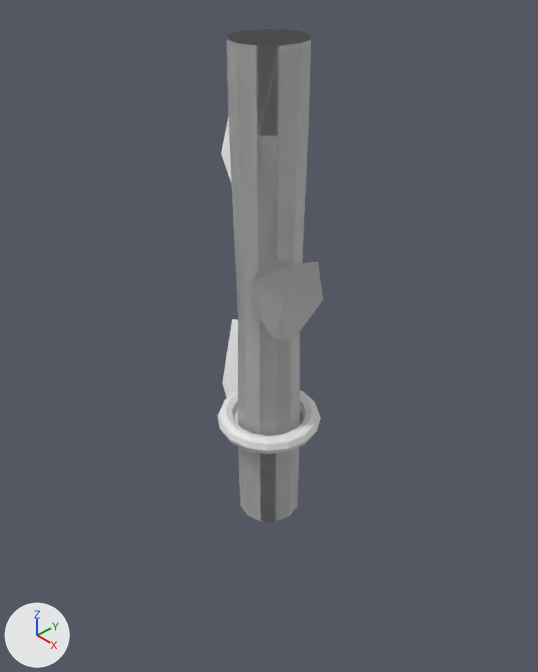
What one commit did to the Blender file lab_07/roslina.blend.
The view is the same before and after, from a 50 mm camera at (2.0, -1.88, 0.65) aimed at (-0.22, 0.21, -1.26). Every picture has the same lights, and +X, +Y and +Z are marked at lower left. The picture after the commit comes second.

Objects in the first picture: 'RoslinaLisc01', 'RoslinaLisc02', 'Roslina_Lodyga', 'Roslina_Pierscien' and 1 more.
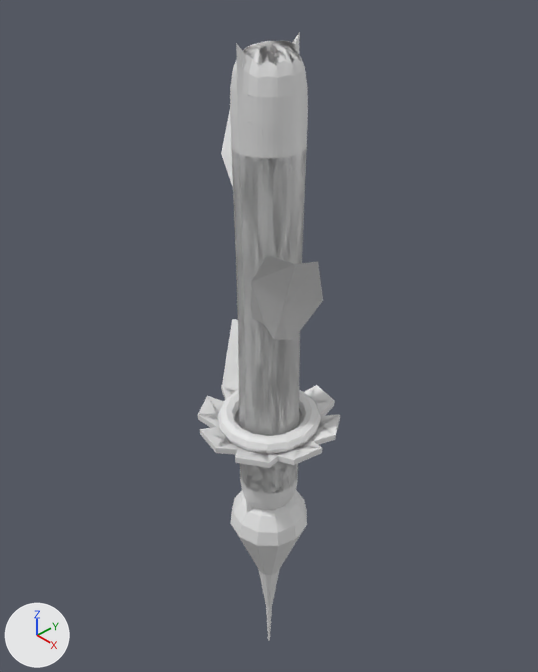
Where the change shows, as pixel boxes [x1, y1, x2, y2] in the pictures (538 x 672 px):
'Roslina_Lodyga', modifiers changed (8% narrower)
    before: [226, 29, 311, 522]
    after: [230, 32, 308, 513]
'Roslina_Pierscien', reshaped (38% wider, 38% taller)
    before: [218, 390, 321, 454]
    after: [198, 379, 340, 468]
'Roslina_Pak', added
    after: [231, 490, 307, 640]
part 1 of me_torus, built on
    after: [198, 379, 340, 468]

The change, as a diff of the scene's bpy script:
```diff
--- a/lab_07/roslina.blend.py
+++ b/lab_07/roslina.blend.py
@@ me_torus @@
 # used by ob_roslina_pierscien; location = (0.0, 0.0, -1.517)
-me_torus.from_pydata(...)  # 192 vertices, 192 faces; spans x -0.24..0.24, y -0.24..0.24, z -0.04..0.04
+me_torus.from_pydata(...)  # 256 vertices, 256 faces; spans x -0.33..0.33, y -0.33..0.33, z -0.111..0.04
+# me_torus part 1
+# 8 faces are deleted
+# 32 vertices are added at x -0.33..0.33, y -0.33..0.33, z -0.111..-0.017
+# 32 new vertices lie (0.0, 0.0, 0.03) away from vertices in x -0.33..0.33, y -0.33..0.33, z -0.111..-0.017
+# 72 new faces join them
@@ me_sphere @@
+me_sphere.from_pydata(...)  # 122 vertices, 132 faces; spans x -1.0..1.0, y -1.0..1.0, z -5.03..1.0
@@ ob_roslina_lodyga @@
 _m = ob_roslina_lodyga.modifiers.new('Mirror', 'MIRROR')
 _m.use_clip = True
+_m = ob_roslina_lodyga.modifiers.new('Subdivision', 'SUBSURF')
+_m.levels = 2
@@ ob_roslina_pak @@
+ob_roslina_pak = bpy.data.objects.new('Roslina_Pak', me_sphere)
+ob_roslina_pak.location = (0.0, 0.0, -2.165)
+ob_roslina_pak.scale = (0.2, 0.2, 0.2)
```
